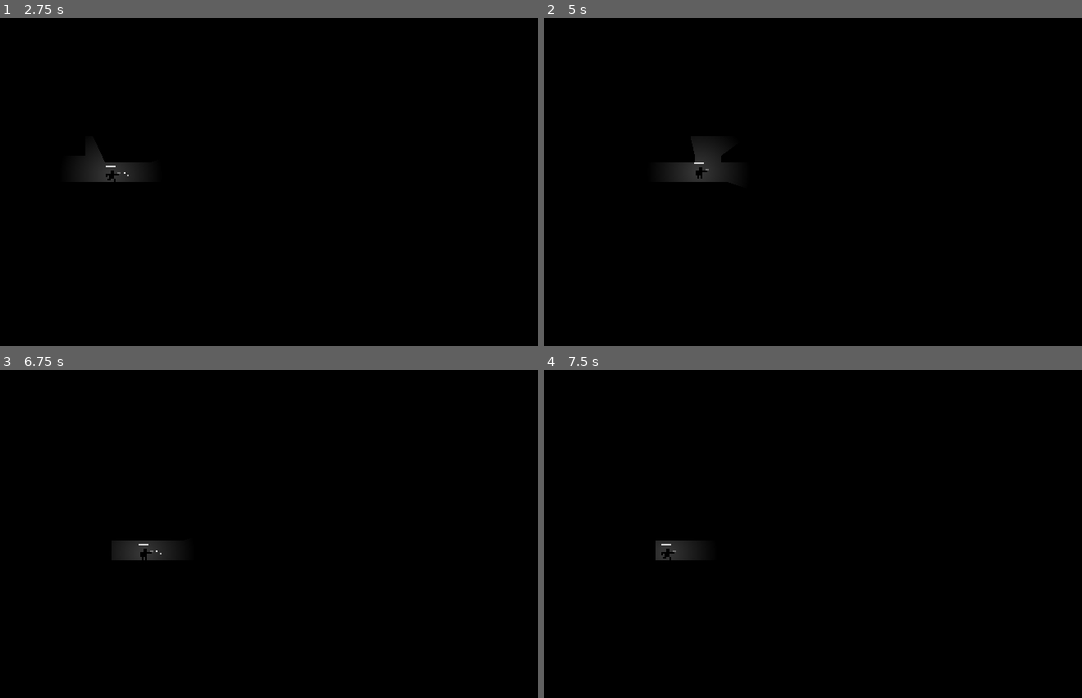
Above: before the commit, frames 1-4 (two rows, left to right).
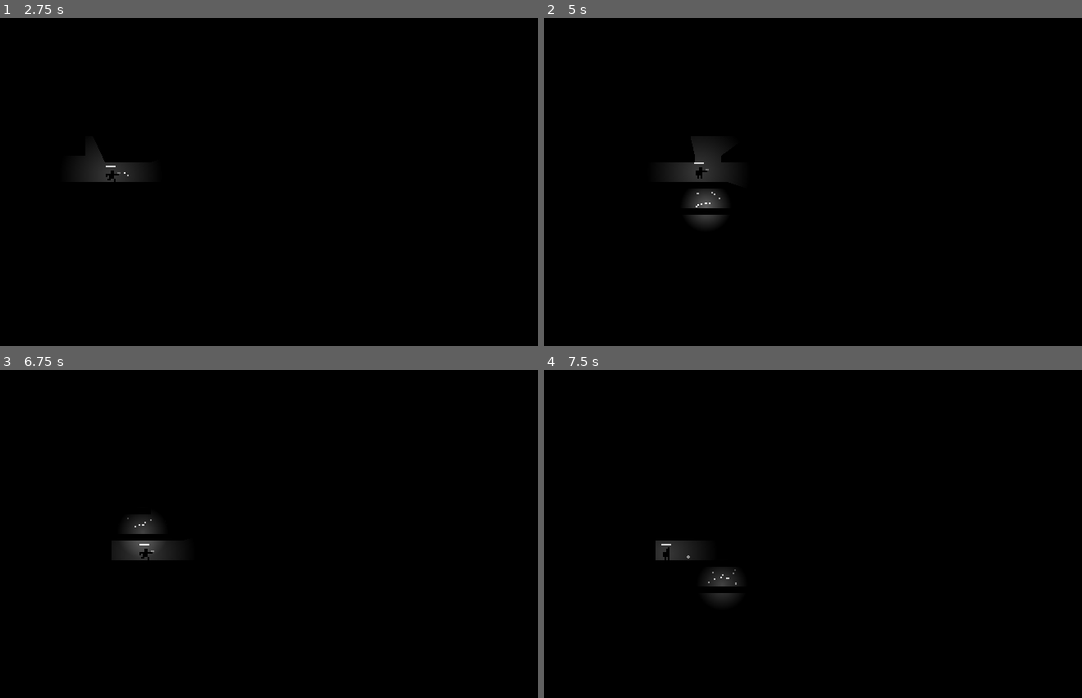
Above: after the commit, the same moments.

Repository: the-alex-g/goblin_guns
Game: Godot game, scene res://menus/join_menu.tscn
Two runs of this game, one before a commit and one after it. Both use one fixed random seed, a clock stepped at 60 frames per second and the inputs below.
Inputs (mouse positions are in pixels of both pictures, inside the frame that each line leads up to):
- Up to frame 1 (2.75 s): tap Enter at 0.5, 2 s; move the mouse to (387, 165) at 0.52 s; hold Right mouse button (frag) 0.53-1.28 s; hold D (right) 0.53-2.03 s; tap Space (jump) at 0.77, 1.25, 1.52 s; tap Shift (sneak) at 0.8, 1.35, 2.3 s; move the mouse to (161, 198) at 1.27 s; right-click (161, 198) at 1.55 s; move the mouse to (322, 109) at 2.02 s; press the mouse at (322, 109) at 2.03 s; hold A (left) from 2.03 s (still down)
- Up to frame 2 (5 s): move the mouse to (786, 247) at 2.77 s; release A (left) at 2.78 s; release the mouse at (786, 247) at 2.78 s; hold D (right) 2.78-4.28 s; right-click (786, 247) at 2.85 s; tap Space (jump) at 3.02, 3.77, 4.25, 4.52 s; move the mouse to (974, 231) at 3.52 s; hold Shift (sneak) 3.53-4.28 s; move the mouse to (651, 132) at 4.27 s; hold A (left) from 4.28 s (still down); tap Enter at 4.35 s; right-click (651, 132) at 4.55 s
- Up to frame 3 (6.75 s): move the mouse to (295, 534) at 5.02 s; release A (left) at 5.03 s; hold D (right) 5.03-5.78 s; hold Right mouse button (frag) 5.03-5.78 s; tap Shift (sneak) at 5.3, 5.85 s; move the mouse to (188, 452) at 5.77 s; hold A (left) from 5.78 s (still down); tap Space (jump) at 6.02 s; right-click (188, 452) at 6.05 s; move the mouse to (387, 517) at 6.52 s; press the mouse at (387, 517) at 6.53 s
- Up to frame 4 (7.5 s): tap Space (jump) at 6.77 s; tap Shift (sneak) at 6.8 s; move the mouse to (705, 550) at 7.27 s; release A (left) at 7.28 s; release the mouse at (705, 550) at 7.28 s; hold D (right) from 7.28 s (still down); right-click (705, 550) at 7.35 s

Frame 1 is identical in both runs. In frame 2, 0.5% of the frame differs, in the area x 26-34%, y 52-64%; in frame 3, 0.4%; in frame 4, 0.4%.

Commit message:
Allow throwing grenades with mouse again

Diff:
--- a/project/player/player.gd
+++ b/project/player/player.gd
@@ -94,10 +94,8 @@
 	return Input.is_joy_button_pressed(id, button)
 
 
-func _is_sneaking() -> float:
-	if id == 0 and Input.is_action_pressed("sneak"):
-		return true
-	return Input.get_joy_axis(id, JOY_AXIS_TRIGGER_LEFT) > 0.5
+func _is_axis_action_pressed(action_name: String, axis: JoyAxis) -> bool:
+	return (id == 0 and Input.is_action_pressed(action_name)) or Input.get_joy_axis(id, axis) > 0.5
 
 
 func _process_actions()->void:
@@ -110,9 +108,9 @@
 		velocity.y -= jump_strength
 	if _is_action_pressed("fire", JoyButton.JOY_BUTTON_RIGHT_SHOULDER) and _can_attack:
 		_fire_bullet()
-	if Input.get_joy_axis(id, JOY_AXIS_TRIGGER_RIGHT) > 0.5 and _can_attack:
+	if _is_axis_action_pressed("frag", JoyAxis.JOY_AXIS_TRIGGER_RIGHT) and _can_attack:
 		_throw_grenade(preload("res://grenades/frag_grenade.tscn").instantiate())
-	var sneaking := _is_sneaking()
+	var sneaking := _is_axis_action_pressed("sneak", JoyAxis.JOY_AXIS_TRIGGER_LEFT)
 	if sneaking and _light_on:
 		_light_on = false
 		get_tree().create_tween().tween_property(_light, "energy", 0.0, 0.25).from_current().set_trans(Tween.TRANS_QUAD)
